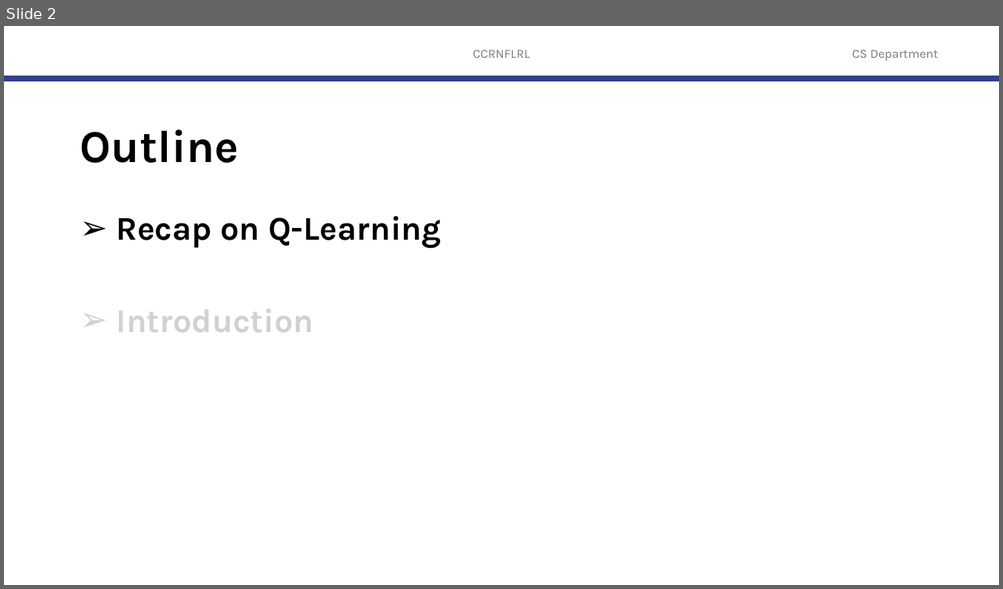
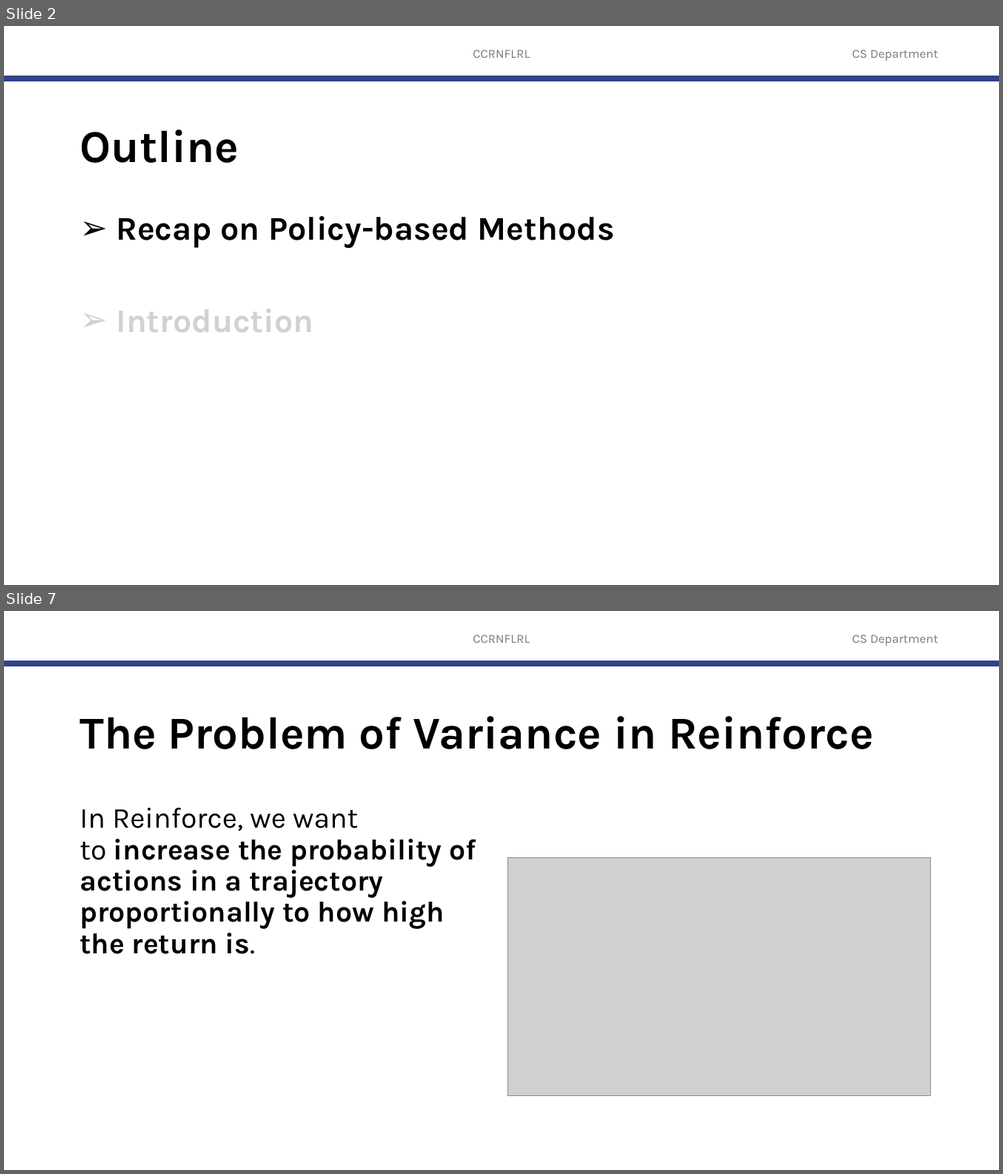
Before and after one commit to robitussin/CCRNFLRL, a slide deck: 7 - Policy Gradient Methods/Actor Critic.pptx. Shown one above the other, each under a label of ours: slide 2 before the commit, slides 2 and 7 after it; the slides between them are not shown. The pictures are 1003x589 and 1003x1174 pixels, drawn with LibreOffice and Linux fonts; fonts in the diff are those of the drawing; grey boxes stand for pictures; background and template pictures are left out. Boxes give left, top, right and bottom in pixels: in the first picture for what was removed or moved away, otherwise in the second. Text is boxed around its words. In the diff, an @@ line names an element or a change of style, - is before the commit and + after.

```diff
--- a/7 - Policy Gradient Methods/Actor Critic.pptx
+++ b/7 - Policy Gradient Methods/Actor Critic.pptx
@@ slide 7 added at box(4, 611, 999, 1170), background #FFFFFF; not listed: 3 template elements that a slide beside it also shows @@
@@ title added at box(79, 716, 874, 749), 44 pt, text #000000, bold @@
+The Problem of Variance in Reinforce
@@ text added at box(79, 808, 477, 954), 28 pt, text #000000, bold @@
+In Reinforce, we want to increase the probability of actions in a trajectory proportionally to how high the return is.
@@ picture added at box(508, 858, 930, 1096) @@
@@ slide 2 changed as well @@
@@ text at box(116, 216, 614, 249): text changed @@
-➢ Recap on Q-Learning
+➢ Recap on Policy-based Methods
```
Also in this commit, not shown: 27 other slides added, 50 slides removed.
